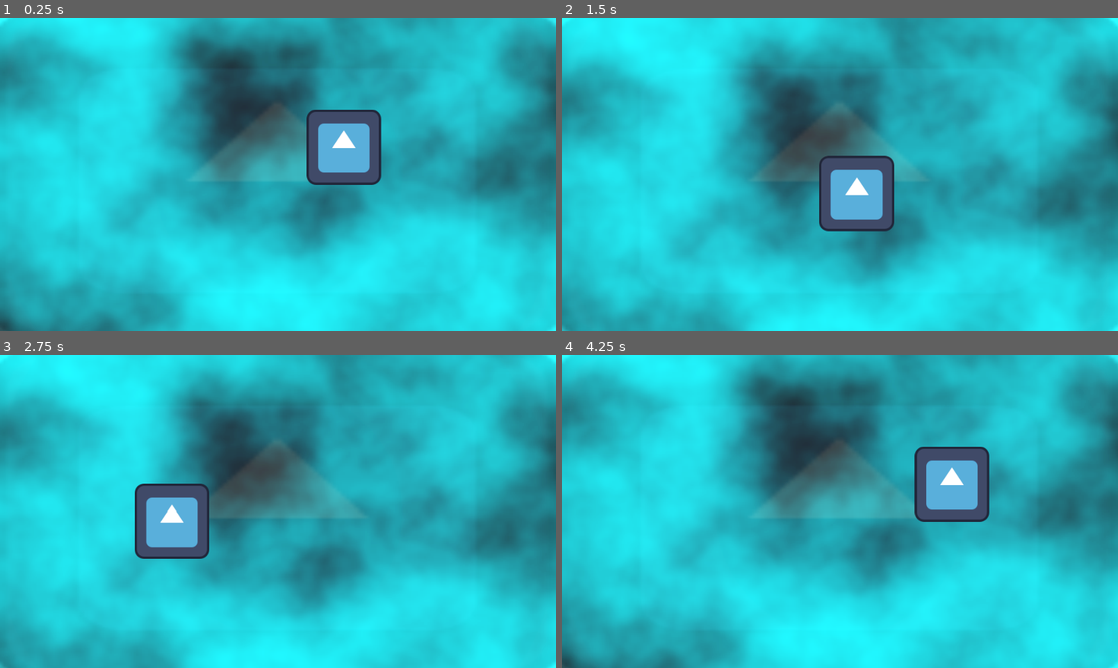
Above: before the commit, frames 1-4 (two rows, left to right).
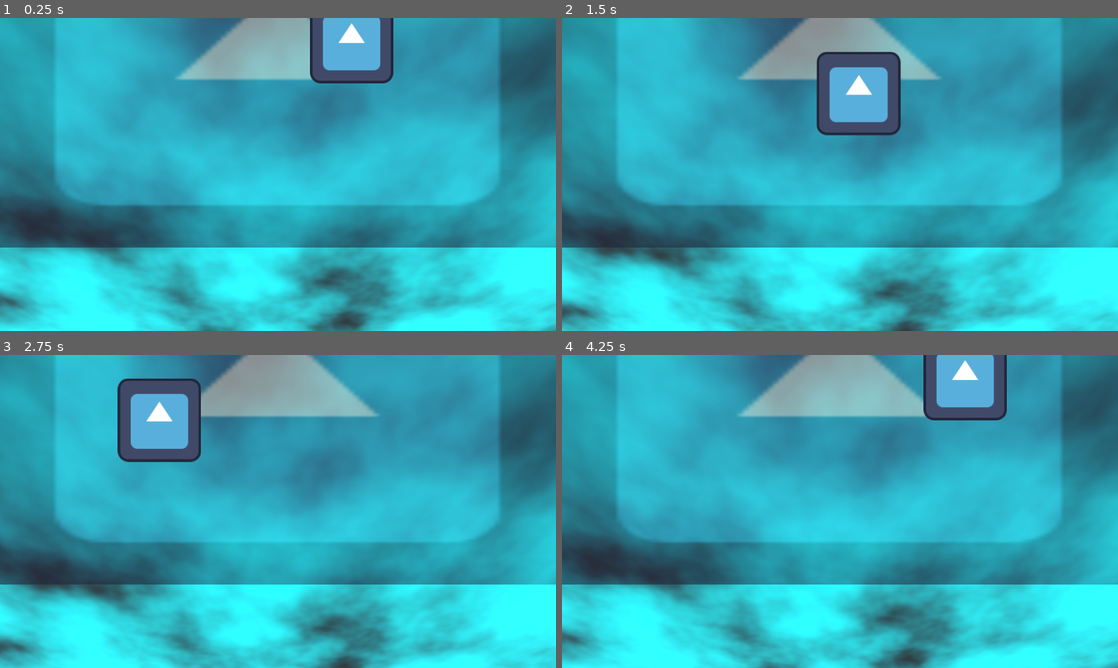
Above: after the commit, the same moments.

Repository: DrillThrill/godot-mixed-dimensions-demo
Game: Godot game, scene res://level.tscn
Same seed, same stepped clock (60 frames per second), same inputs: the game is played once before the commit and once after it. The engine's default icon, where the game draws it, is replaced by a stand-in: a white triangle on a blue panel in a dark square.
Inputs:
- Up to frame 1 (0.25 s): no input
- Up to frame 2 (1.5 s): no input
- Up to frame 3 (2.75 s): no input
- Up to frame 4 (4.25 s): no input

The runs differ from the first frame. In frame 1, 76% of the frame differs, in the area x 0-100%, y 0-100%; in frame 2, 73%; in frame 3, 74%; in frame 4, 76%.

Commit message:
3D camera refactors

Diff:
--- a/classes/EnvironmentRegion-class.gd
+++ b/classes/EnvironmentRegion-class.gd
@@ -1,16 +1,15 @@
+@tool
 extends Node3D
 class_name EnvironmentRegion
 
 const PIXELS_PER_METER: float = 75
+const FLOOR_GLOBAL_HEIGHT: float = 0.0
 
 var camera_3d: Camera3D
 var sprite_3d: Sprite3D
 var camera_2d: Camera2D
 var subviewport: SubViewport
 
-# Base sprite size in world units at zoom level 1.0
-var base_sprite_height: float = 10.0
-# Distance from camera to sprite at zoom level 1.0
 var base_camera_distance: float = 10.0
 
 func _process(_delta):
@@ -19,12 +18,19 @@
 	subviewport = get_tree().get_first_node_in_group("sub_viewport")
 	sprite_3d = get_tree().get_first_node_in_group("screen")
 
-	if camera_2d != null and camera_3d != null and subviewport != null and sprite_3d != null:
-		sync_from_2d()
+	if not camera_3d or not camera_2d or not sprite_3d or not subviewport:
+		return
+
+	camera_3d.rotation = Vector3(-90.0, 0.0, 0.0)
+	sprite_3d.rotation = Vector3(-90.0, 0.0, 0.0)
+	sprite_3d.global_position.y = FLOOR_GLOBAL_HEIGHT
+	sprite_3d.scale.y = 1.0
+
+	sync_from_2d()
 
 func sync_from_2d():
 	var pan: Vector2 = camera_2d.position
-	var zoom: float = camera_2d.zoom.x  # Assuming uniform zoom
+	var zoom: float = camera_2d.zoom.x
 
 	var world_x: float = (pan.x / zoom) / PIXELS_PER_METER
 	var world_z: float = (pan.y / zoom) / PIXELS_PER_METER
@@ -34,13 +40,33 @@
 	sprite_3d.position.x = world_x
 	sprite_3d.position.z = world_z
 
-	# Zoom: move camera back and scale sprite to compensate
 	var distance: float = base_camera_distance / zoom
 	camera_3d.position.y = distance
 
-	# Scale sprite so it fills screen at this distance
 	var visible_height: float = 2.0 * distance * tan(deg_to_rad(camera_3d.fov / 2.0))
 	var viewport_aspect: float = float(subviewport.size.x) / float(subviewport.size.y)
 	var visible_width: float = visible_height * viewport_aspect
+	sprite_3d.pixel_size = visible_width / subviewport.size.x
 
+func sync_from_3d() -> void:
+	var pos: Vector3 = camera_3d.position
+	var distance: float = pos.y
+
+	if distance <= 0.0:
+		return
+
+	var zoom: float = base_camera_distance / distance
+
+	# Sync sprite to follow camera on XZ
+	sprite_3d.position.x = pos.x
+	sprite_3d.position.z = pos.z
+
+	# Convert 3D world position to 2D camera space
+	camera_2d.zoom = Vector2(zoom, zoom)
+	camera_2d.position.x = pos.x * PIXELS_PER_METER * zoom
+	camera_2d.position.y = pos.z * PIXELS_PER_METER * zoom
+
+	var visible_height: float = 2.0 * distance * tan(deg_to_rad(camera_3d.fov / 2.0))
+	var viewport_aspect: float = float(subviewport.size.x) / float(subviewport.size.y)
+	var visible_width: float = visible_height * viewport_aspect
 	sprite_3d.pixel_size = visible_width / subviewport.size.x
--- a/level.tscn
+++ b/level.tscn
@@ -40,7 +40,8 @@
 [node name="2DLevel" parent="SubViewport" unique_id=80928347 instance=ExtResource("1_u52ul")]
 
 [node name="Screen" type="Sprite3D" parent="." unique_id=848006215 groups=["screen"]]
-transform = Transform3D(1, 0, 0, 0, -4.371139e-08, 1, 0, -1, -4.371139e-08, 0, 0, 0)
+transform = Transform3D(1, 0, 0, 0, -0.44807357, 0.8939967, 0, -0.8939967, -0.44807357, 0, 0, 1.3333334)
+pixel_size = 0.014209759
 texture = SubResource("ViewportTexture_0b4ue")
 
 [node name="CSGBox3D" type="CSGBox3D" parent="." unique_id=1121212817]
@@ -49,7 +50,7 @@
 material = ExtResource("2_vonw3")
 
 [node name="EnvironmentCamera3D" type="Camera3D" parent="." unique_id=819086424]
-transform = Transform3D(1, 0, 0, 0, -4.371139e-08, 1, 0, -1, -4.371139e-08, -0.34974098, 3.4623308, -0.015739918)
+transform = Transform3D(1, 0, 0, 0, -0.44807363, 0.89399666, 0, -0.89399666, -0.44807363, 0, 10, 1.3333334)
 current = true
 size = 0.15
 script = ExtResource("3_oi3di")
--- a/level/2d_level.tscn
+++ b/level/2d_level.tscn
@@ -68,7 +68,7 @@
 autoplay = &"loop"
 
 [node name="Icon2" type="Sprite2D" parent="Camera2D" unique_id=555559985]
-modulate = Color(1, 1, 1, 0.30588236)
+modulate = Color(1, 1, 1, 0.6039216)
 z_index = -3
 position = Vector2(-2.0000267, 3.9999943)
 scale = Vector2(15.593747, 9.213578)
